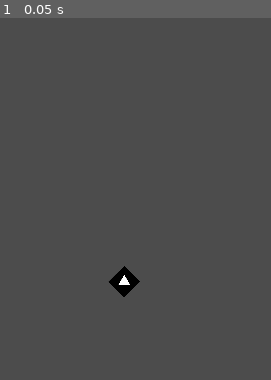
Above: before the commit, frame 1.
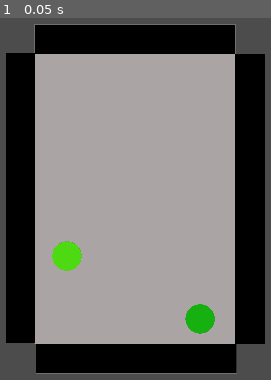
Above: after the commit, the same moment.

Repository: WillYuum/GMTK-Game-Jam-2020
Game: Godot game, scene res://gameObjects/MainScene.tscn
The game is run twice, just before and just after one commit, with the same random seed, the same clock (stepped at 60 frames per second) and the same inputs.
Inputs:
- Up to frame 1 (0.05 s): no input

The runs differ from the first frame. In frame 1, 89% of the frame differs, in the area x 2-98%, y 1-99%.
Error before the commit: Invalid call. Nonexistent function 'clear' in base 'Nil'. (res://Core/Maps/MapController.gd:22)

Commit message:
Minor bug fix

Diff:
--- a/GMTK 2020/core/Maps/MapController.gd
+++ b/GMTK 2020/core/Maps/MapController.gd
@@ -4,7 +4,7 @@
 onready var mainScene = get_tree().get_root().get_node("MainScene");
 onready var currentMap := get_node("Map1");
 
-var amountOfCharactersInMap;
+var amountOfCharactersInMap = [];
 
 # Called when the node enters the scene tree for the first time.
 func _ready() -> void:
@@ -19,7 +19,8 @@
 	GoToNextMap();
 
 func GetAmountOfCharactersInMap():
-	amountOfCharactersInMap.clear();
+	if(amountOfCharactersInMap.size() > 0):
+		amountOfCharactersInMap.clear();
 	amountOfCharactersInMap = get_node("Map1/CharactersInMap").get_children();
 
 func GoToNextMap():
@@ -28,7 +29,7 @@
 	SpawnMap();
 
 func SpawnMap():
-	var newMap = Resources.maps[mainScene.currentLevel].instance();
+	var newMap = Resources.maps[mainScene.currentLevel - 1].instance();
 	add_child(newMap);
 
 func RestartMapEntities():
--- a/GMTK 2020/gameObjects/Maps/MainMap.tscn
+++ b/GMTK 2020/gameObjects/Maps/MainMap.tscn
@@ -1,8 +1,7 @@
-[gd_scene load_steps=4 format=2]
+[gd_scene load_steps=3 format=2]
 
 [ext_resource path="res://gameObjects/Maps/Map1.tscn" type="PackedScene" id=1]
 [ext_resource path="res://Core/Maps/MapController.gd" type="Script" id=2]
-[ext_resource path="res://gameObjects/MainPlayer/MainPlayer.tscn" type="PackedScene" id=3]
 
 [node name="MainMap" type="Control"]
 script = ExtResource( 2 )
@@ -11,7 +10,3 @@
 }
 
 [node name="Map1" parent="." instance=ExtResource( 1 )]
-
-[node name="MainPlayer" parent="." instance=ExtResource( 3 )]
-position = Vector2( -45.4413, 349.181 )
-scale = Vector2( 0.157012, 0.157012 )
